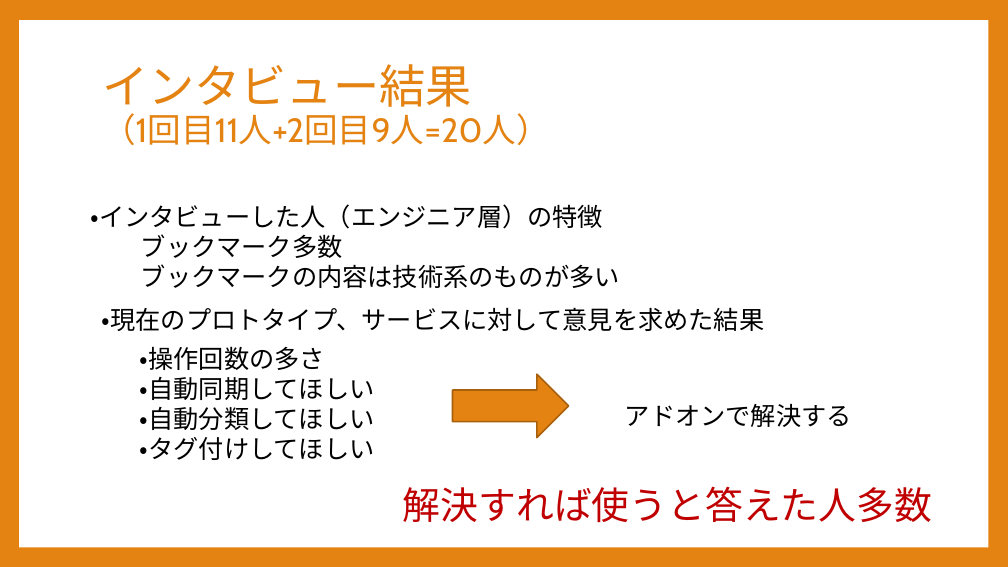
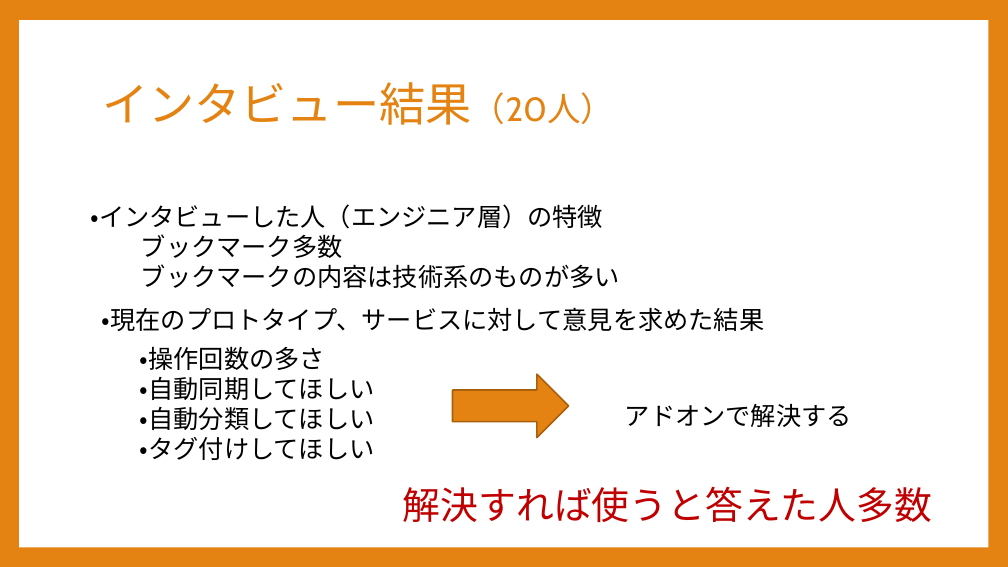
Before and after one commit to Sorarinu/ProjectP2016_F, a slide deck: slide 15 of production-idea/第2回中間発表改定２.pptx. Drawn at 1008x567 pixels with LibreOffice and Linux fonts; fonts in the diff are those of the drawing. Boxes give left, top, right and bottom in pixels: in the first picture for what was removed or moved away, otherwise in the second. Text is boxed around its words. In the diff, an @@ line names an element or a change of style, - is before the commit and + after.

```diff
--- a/production-idea/第2回中間発表改定２.pptx
+++ b/production-idea/第2回中間発表改定２.pptx
@@ title at [102,82,614,125]: text changed; size 32 to 44 pt @@
-インタビュー結果
-（1回目11人+2回目9人=20人）
+インタビュー結果（20人）
```
Also in this commit, not shown: 6 other slides changed.
